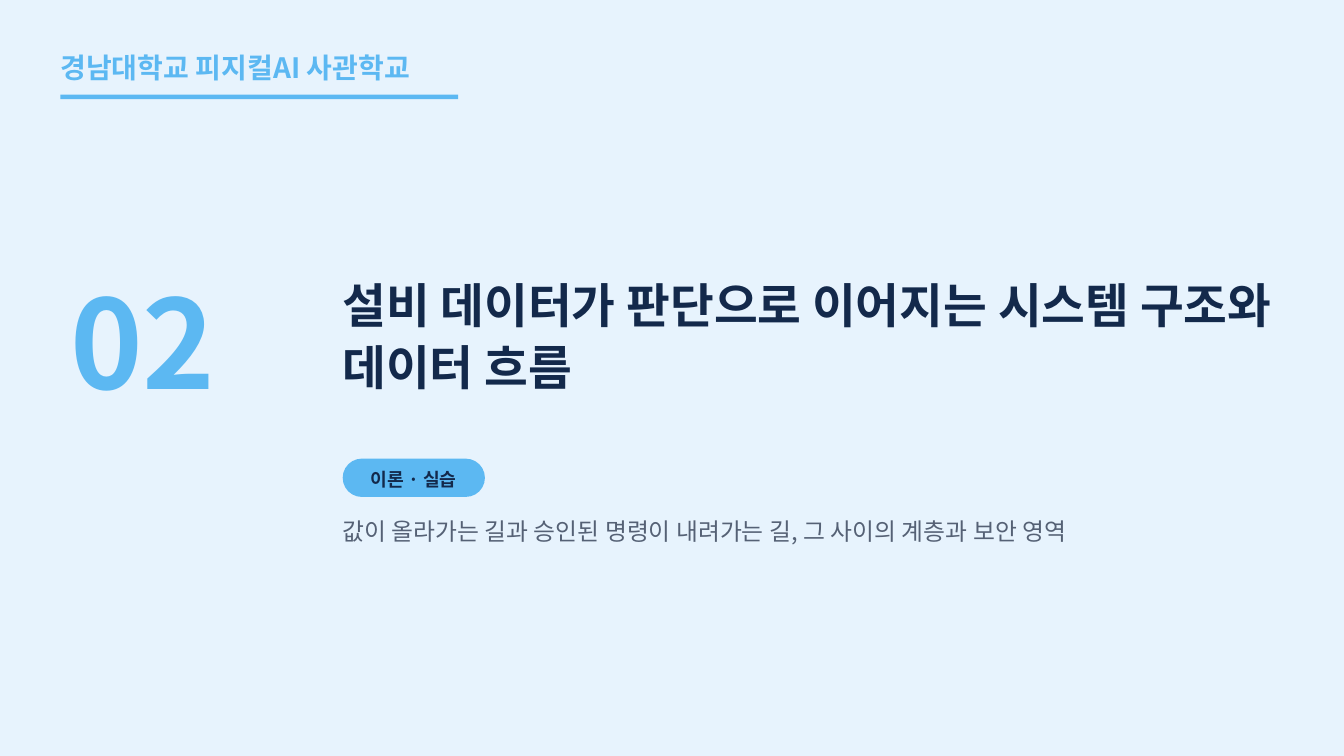
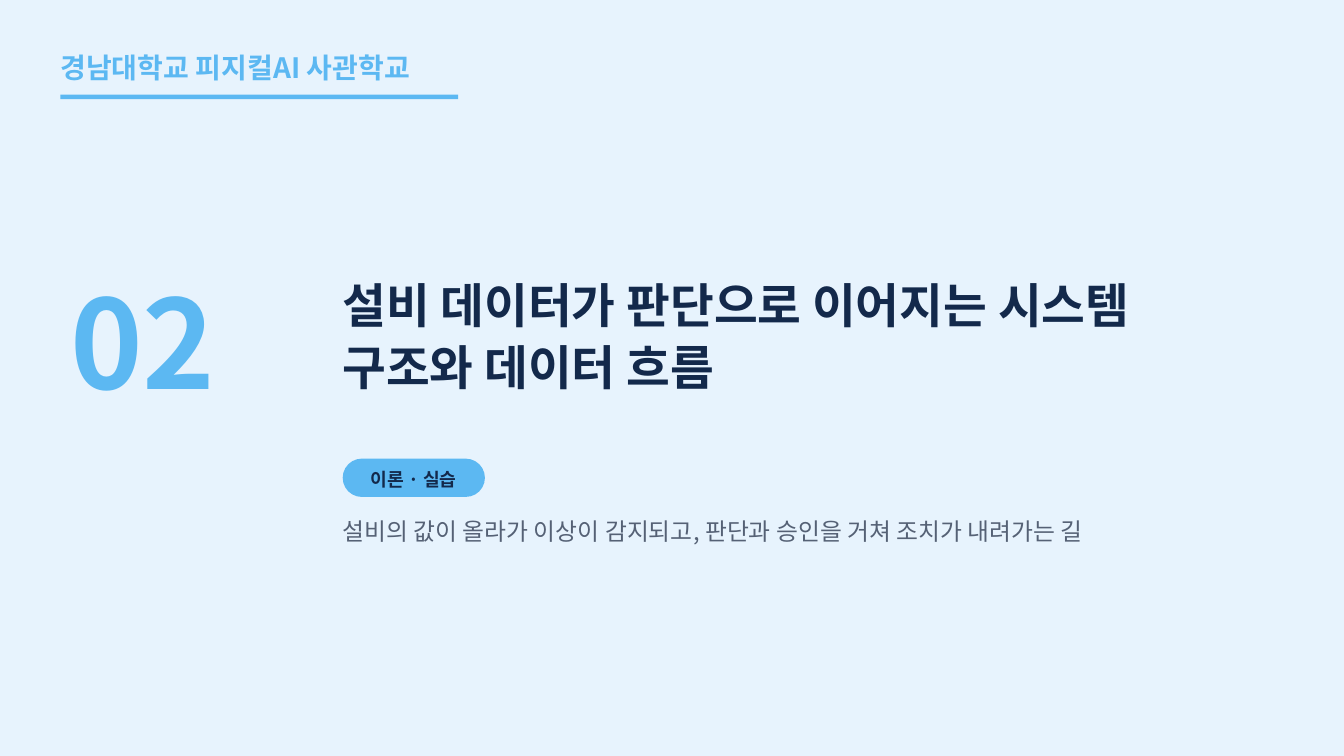
Before and after one commit to uengine-oss/hyd-iot-edu, a slide deck: slide 13 of workspace/강의제작/산출물/통합반/이론/01회차/통합반_01일차.pptx. Drawn at 1344x756 pixels with LibreOffice and Linux fonts; fonts in the diff are those of the drawing. Boxes give left, top, right and bottom in pixels: in the first picture for what was removed or moved away, otherwise in the second. Text is boxed around its words. In the diff, an @@ line names an element or a change of style, - is before the commit and + after.

Commit message:
1회차 이론 02편 덱 확정(사용자 확정): 현업 구조 1~9층을 층마다 역할 · 요소와 관계 · 필요성 · 넘기는 것으로, 우리 시스템 구현 · 깊은 내부 세부 뺌, 리니지는 흐름 한 장, 추적성 장 뺌, 새 삽화 5장(PLC 스캔 고리 · 점대점과 브로커 · 이벤트 로그 띠 · 배치와 스트림 · 시계열 구간). 13~46(34장) → 13~43(31장), 뒤 장 번호 -3(덱 · 03편 대본 머리 · 구성), 확정 PPTX는 세 장 빼고 13~43만 장교체, 장 번호 글자 맞춤. 02편 대본은 다음 커밋에서 새로 씀(판본검사의 02편 덮음은 그때 맞음)

```diff
--- a/workspace/강의제작/산출물/통합반/이론/01회차/통합반_01일차.pptx
+++ b/workspace/강의제작/산출물/통합반/이론/01회차/통합반_01일차.pptx
@@ text at <box>343,283,1129,390</box>: text changed @@
-설비 데이터가 판단으로 이어지는 시스템 구조와 데이터 흐름
+설비 데이터가 판단으로 이어지는 시스템
+구조와 데이터 흐름
@@ text at <box>343,520,1083,544</box>: text changed @@
-값이 올라가는 길과 승인된 명령이 내려가는 길, 그 사이의 계층과 보안 영역
+설비의 값이 올라가 이상이 감지되고, 판단과 승인을 거쳐 조치가 내려가는 길
```
Also in this commit, not shown: 52 other slides changed, 15 slides added, 18 slides removed, 10 other files.
